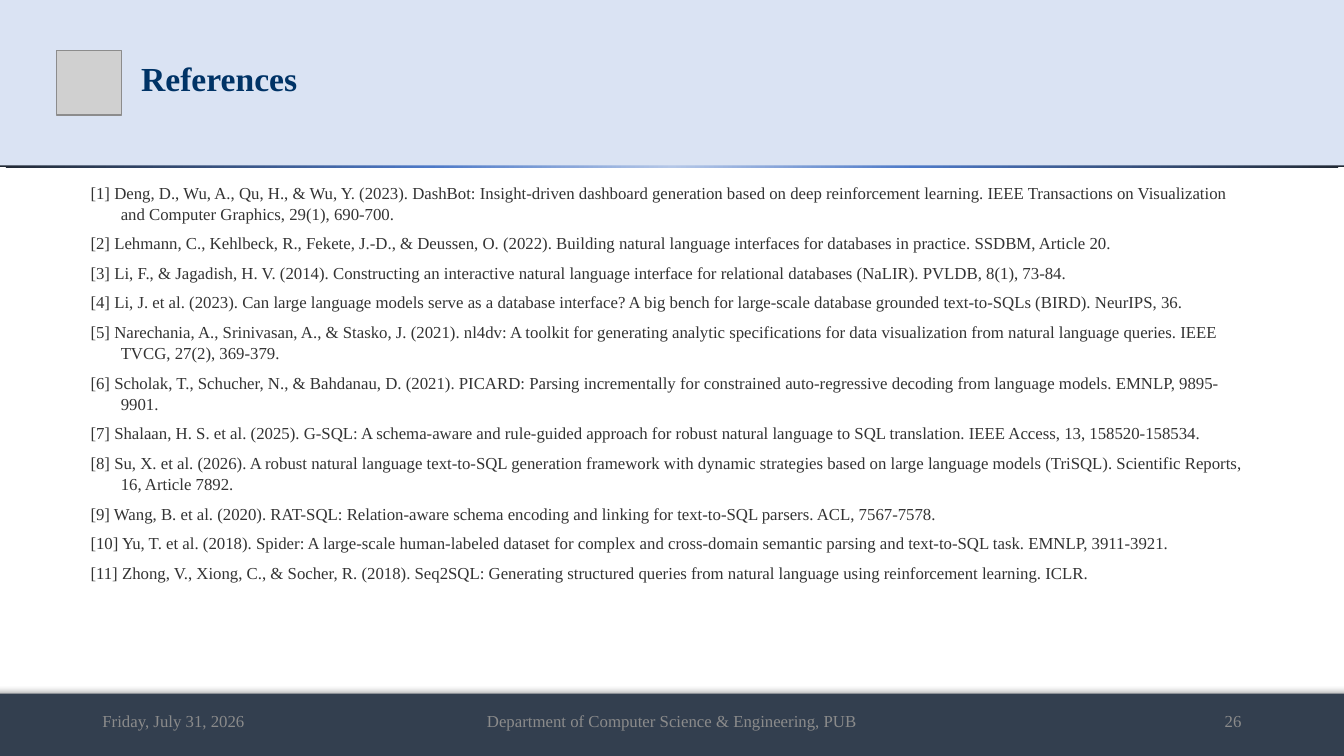
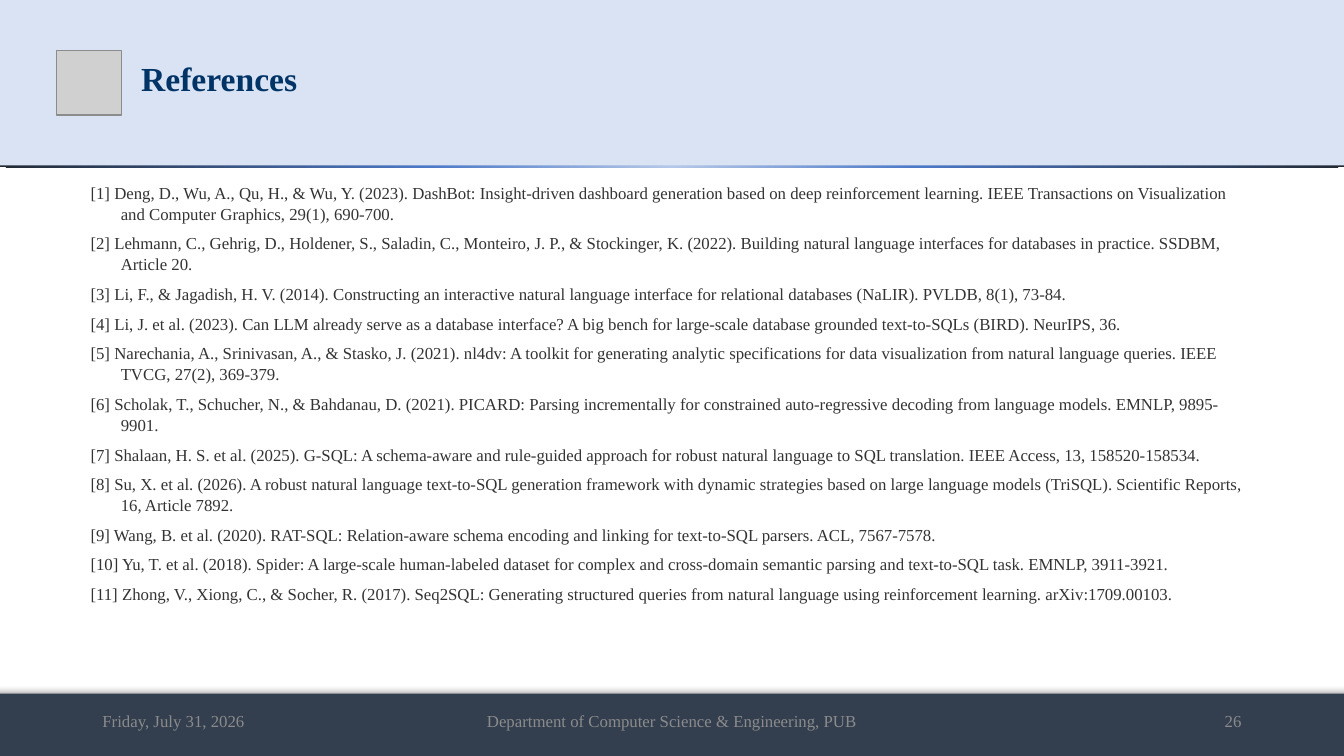
Before and after one commit to md-riaz/AEGIS-Research, a slide deck: slide 26 of docs/scripts/Md_Riaz_Mid_Defense_Final_0322310105101024.pptx. Drawn at 1344x756 pixels with LibreOffice and Linux fonts; fonts in the diff are those of the drawing; grey boxes stand for pictures. Boxes give left, top, right and bottom in pixels: in the first picture for what was removed or moved away, otherwise in the second. Text is boxed around its words. In the diff, an @@ line names an element or a change of style, - is before the commit and + after.

Commit message:
fix(presentation): correct literature-review facts and sync generator script
Nine papers had claims contradicted by their actual source PDFs: Seq2SQL's
training method and metrics, RAT-SQL/PICARD's grammar+schema-scoped decoding
(not raw SQL strings), G-SQL's rule-based (non-LLM) nature, TriSQL's real
DELETE failure rate, nl4dv's missing quantitative evaluation, DashBot's real
Vega datasets and user study (not synthetic data), NaLIR's real user study,
and BIRD's exact title and human-vs-GPT-4 numbers. Also fixed a fabricated
author list on the Veezoo/Lehmann et al. reference and reframed Gap 3 from a
false "all five emit raw SQL" claim to the real gap: no authorization concept.

Brought generate_riaz_presentation.py back in sync with every manual pptx fix
made across this project's history (title slide layout, section renames,
Veezoo correction, real benchmark results, removed comparison slide, emission-
space wording, hyphen-bullet style) plus the new literature corrections above,
so re-running the generator no longer reverts any of this.

```diff
--- a/docs/scripts/Md_Riaz_Mid_Defense_Final_0322310105101024.pptx
+++ b/docs/scripts/Md_Riaz_Mid_Defense_Final_0322310105101024.pptx
@@ text at [91, 237, 1220, 270]: text changed @@
-[2] Lehmann, C., Kehlbeck, R., Fekete, J.-D., & Deussen, O. (2022). Building natural language interfaces for databases in practice. SSDBM, Article 20.
+[2] Lehmann, C., Gehrig, D., Holdener, S., Saladin, C., Monteiro, J. P., & Stockinger, K. (2022). Building natural language interfaces for databases in practice. SSDBM, Article 20.
@@ text at [91, 318, 1120, 334]: text changed @@
-[4] Li, J. et al. (2023). Can large language models serve as a database interface? A big bench for large-scale database grounded text-to-SQLs (BIRD). NeurIPS, 36.
+[4] Li, J. et al. (2023). Can LLM already serve as a database interface? A big bench for large-scale database grounded text-to-SQLs (BIRD). NeurIPS, 36.
@@ text at [91, 588, 1172, 604]: text changed @@
-[11] Zhong, V., Xiong, C., & Socher, R. (2018). Seq2SQL: Generating structured queries from natural language using reinforcement learning. ICLR.
+[11] Zhong, V., Xiong, C., & Socher, R. (2017). Seq2SQL: Generating structured queries from natural language using reinforcement learning. arXiv:1709.00103.
```
Also in this commit, not shown: 6 other slides changed, 2 other files.
